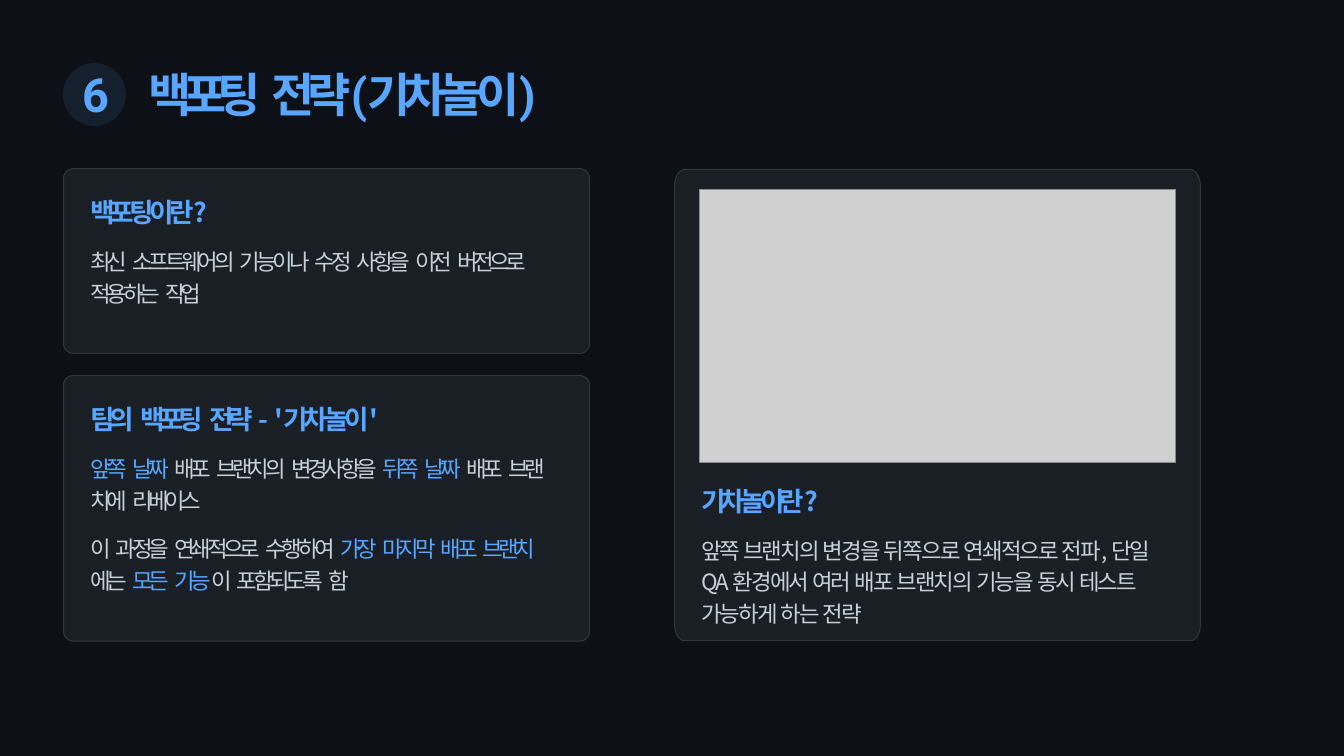
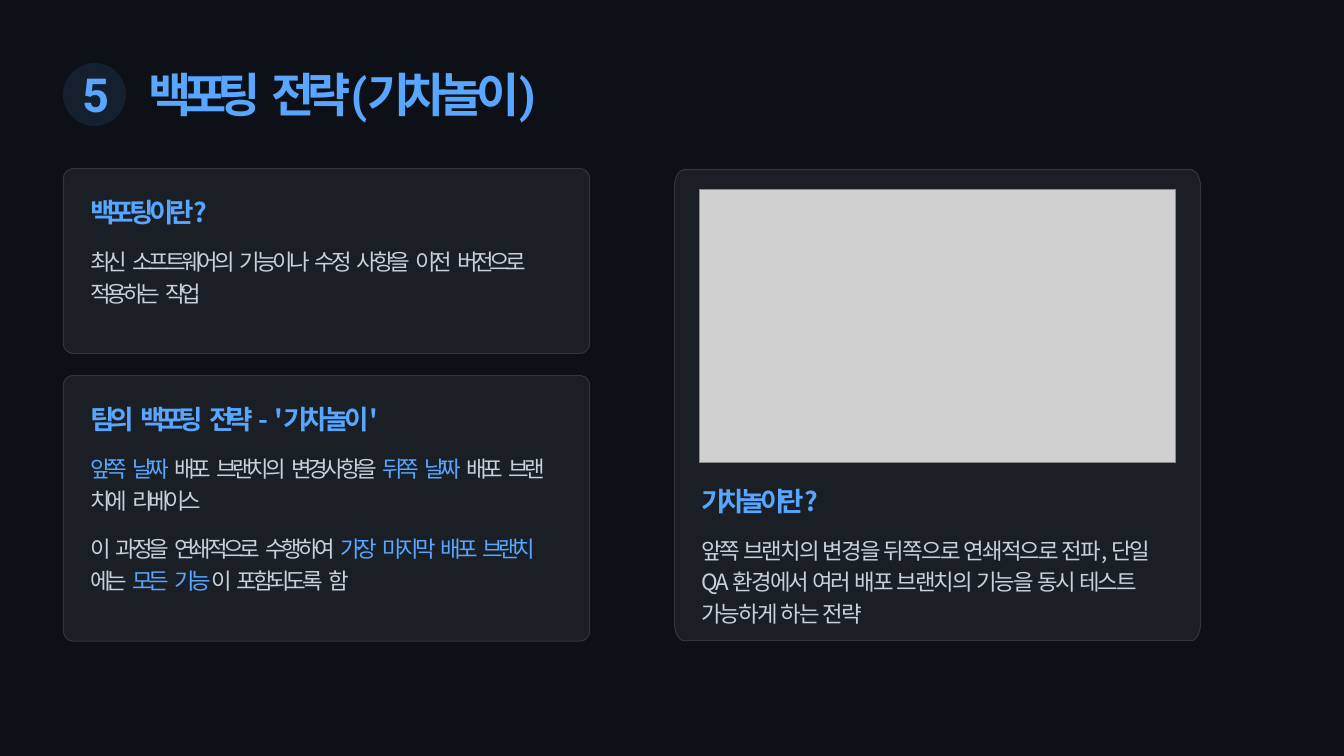
Before and after one commit to restful3/ds4th_study, a slide deck: slide 6 of source/요즘_우아한_AI개발/ch02_챗GPT를_활용한_Git_Flow_관리_자동화_태영.pptx (slide 7 before the commit). Drawn at 1344x756 pixels with LibreOffice and Linux fonts; fonts in the diff are those of the drawing; grey boxes stand for pictures. Boxes give left, top, right and bottom in pixels: in the first picture for what was removed or moved away, otherwise in the second. Text is boxed around its words. In the diff, an @@ line names an element or a change of style, - is before the commit and + after.

```diff
--- a/source/요즘_우아한_AI개발/ch02_챗GPT를_활용한_Git_Flow_관리_자동화_태영.pptx
+++ b/source/요즘_우아한_AI개발/ch02_챗GPT를_활용한_Git_Flow_관리_자동화_태영.pptx
@@ title at [82, 72, 535, 123]: text changed @@
-6 백포팅 전략(기차놀이)
+5 백포팅 전략(기차놀이)
```
Also in this commit, not shown: 2 other slides changed, 2 other files.
